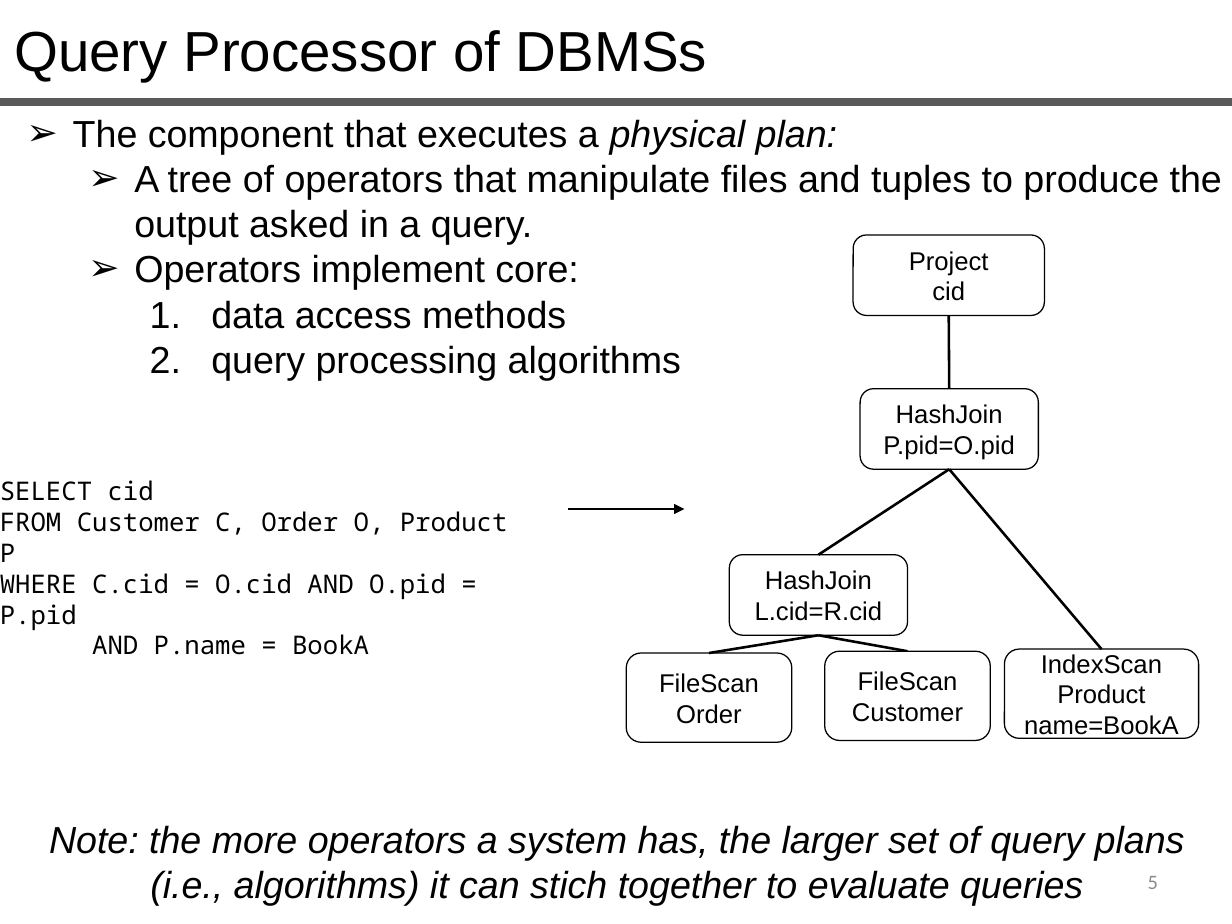
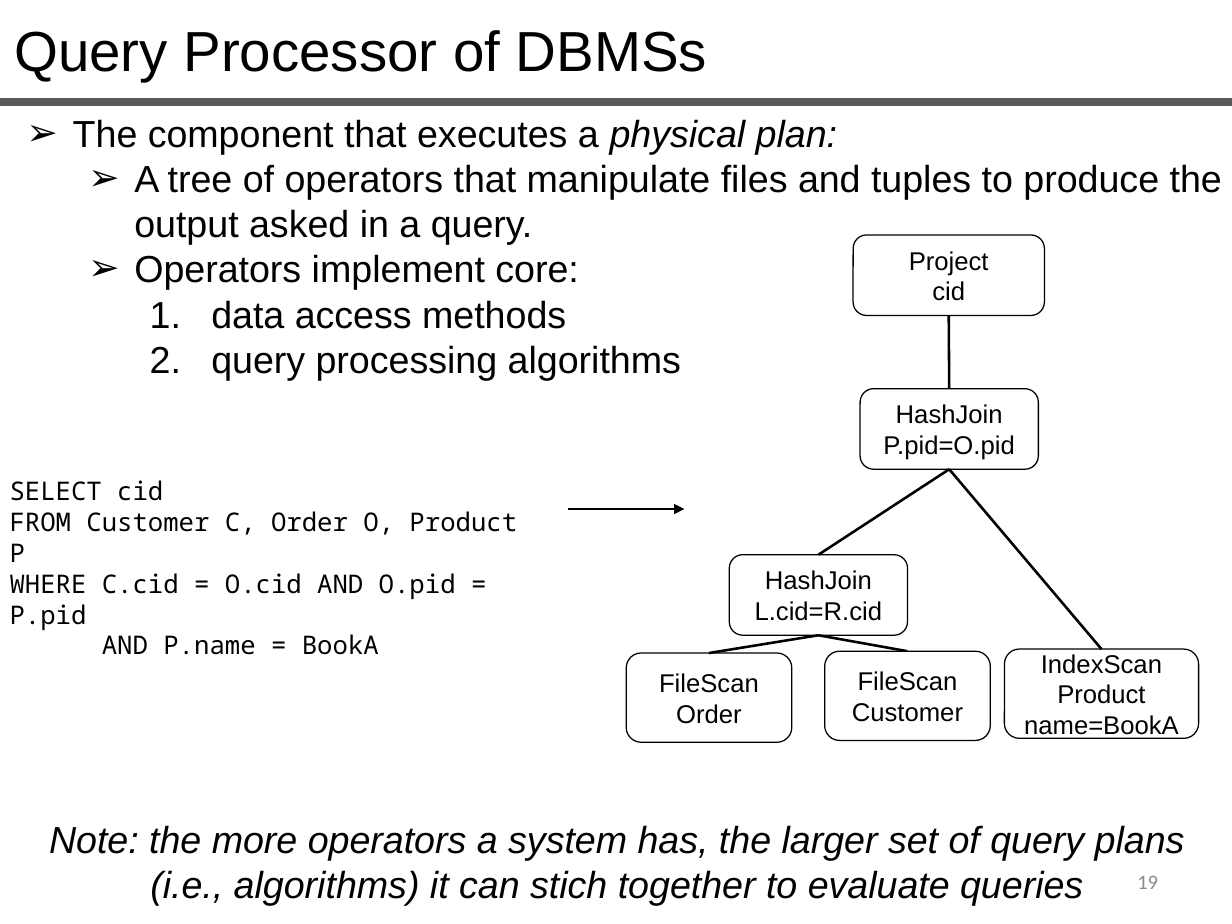
Before and after one commit to queryproc/slides, a slide deck: slide 19 of 13-14-query-processing.pptx (slide 5 before the commit). Drawn at 1232x924 pixels with LibreOffice and Linux fonts; fonts in the diff are those of the drawing. Boxes give left, top, right and bottom in pixels: in the first picture for what was removed or moved away, otherwise in the second. Text is boxed around its words. In the diff, an @@ line names an element or a change of style, - is before the commit and + after.

```diff
--- a/13-14-query-processing.pptx
+++ b/13-14-query-processing.pptx
@@ text "SELECT cid" moved from (x1=0, y1=480, x2=508, y2=655) to (x1=10, y1=480, x2=517, y2=655) @@
@@ page number at (x1=1137, y1=876, x2=1158, y2=889): text changed @@
-5
+19
```
Also in this commit, not shown: 7 other slides changed, 14 slides added, 1 other file.
